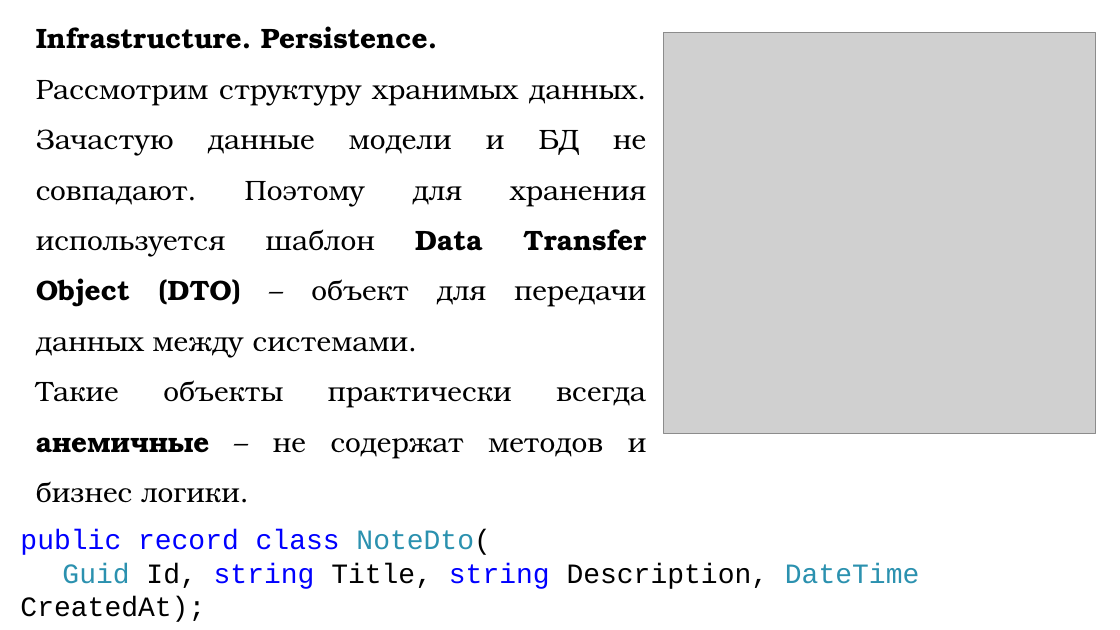
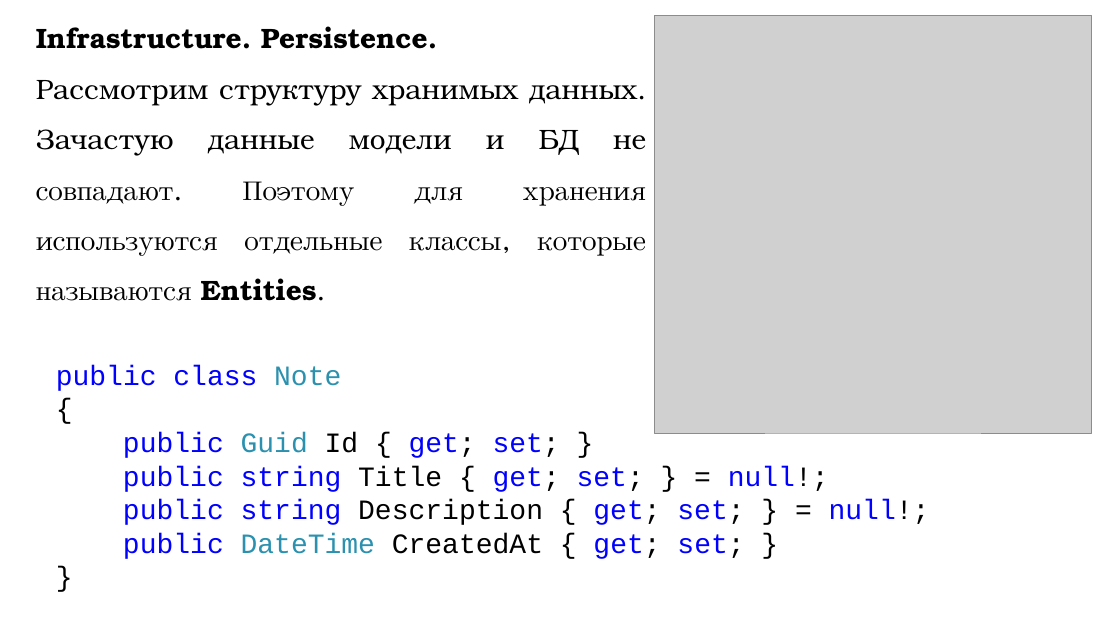
Before and after one commit to DaniilKlyukin/OOP-4, a slide deck: slide 28 of Лекции/ООП 1 лек 6.pptx (slide 24 before the commit). Drawn at 1120x630 pixels with LibreOffice and Linux fonts; fonts in the diff are those of the drawing; grey boxes stand for pictures. Boxes give left, top, right and bottom in pixels: in the first picture for what was removed or moved away, otherwise in the second. Text is boxed around its words. In the diff, an @@ line names an element or a change of style, - is before the commit and + after.

Commit message:
Update 6 lecture

```diff
--- a/Лекции/ООП 1 лек 6.pptx
+++ b/Лекции/ООП 1 лек 6.pptx
@@ picture: place and size @@
-picture at box(664, 33, 1096, 434)
+picture at box(655, 15, 1092, 433)
@@ text at box(36, 80, 646, 301): text changed @@
-Рассмотрим структуру хранимых данных. Зачастую данные модели и БД не совпадают. Поэтому для хранения используется шаблон Data Transfer Object (DTO) – объект для передачи данных между системами.
-Такие объекты практически всегда анемичные – не содержат методов и бизнес логики.
+Рассмотрим структуру хранимых данных. Зачастую данные модели и БД не совпадают. Поэтому для хранения используются отдельные классы, которые называются Entities.
@@ text at box(56, 365, 930, 559): text changed; text colour #000000 to #0000FF @@
-public record class NoteDto(
-Guid Id, string Title, string Description, DateTime CreatedAt);
+public class Note
+{
+public Guid Id { get; set; }
+public string Title { get; set; } = null!;
+public string Description { get; set; } = null!;
+public DateTime CreatedAt { get; set; }
+}
```
Also in this commit, not shown: 8 other slides changed, 5 slides added, 1 slide removed.
